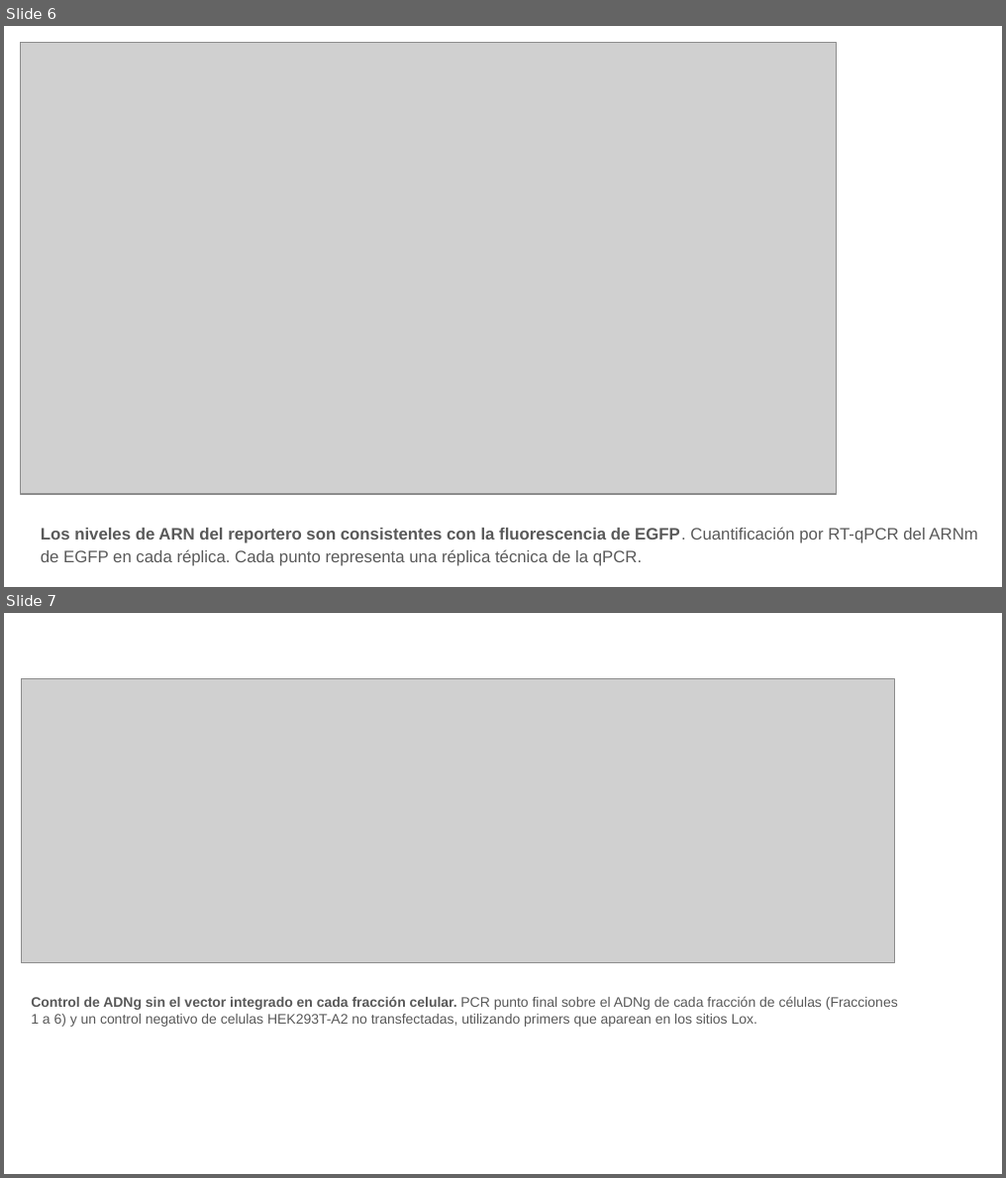
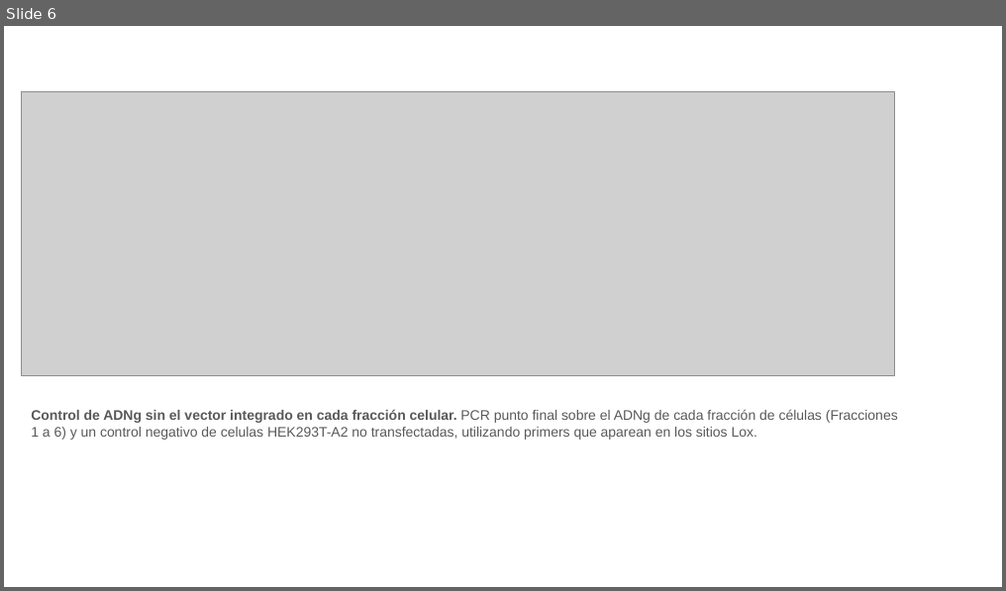
Before and after one commit to martin-iungman/TesisDoc, a slide deck: docs/Fig MyM.pptx. Shown one above the other, each under a label of ours: slides 6 and 7 before the commit, slide 6 after it. The pictures are 1006x1178 and 1006x591 pixels, drawn with LibreOffice and Linux fonts; fonts in the diff are those of the drawing; grey boxes stand for pictures. Boxes give left, top, right and bottom in pixels: in the first picture for what was removed or moved away, otherwise in the second. Text is boxed around its words. In the diff, an @@ line names an element or a change of style, - is before the commit and + after.

```diff
--- a/docs/Fig MyM.pptx
+++ b/docs/Fig MyM.pptx
@@ slide 6 removed at (4,26,1002,587), background #FFFFFF @@
@@ picture removed at (21,43,837,495) @@
@@ text removed at (41,527,977,567) @@
-Los niveles de ARN del reportero son consistentes con la fluorescencia de EGFP. Cuantificación por RT-qPCR del ARNm de EGFP en cada réplica. Cada punto representa una réplica técnica de la qPCR.
@@ what was slide 7 is now slide 6 @@
```
Also in this commit, not shown: 3 other files.
